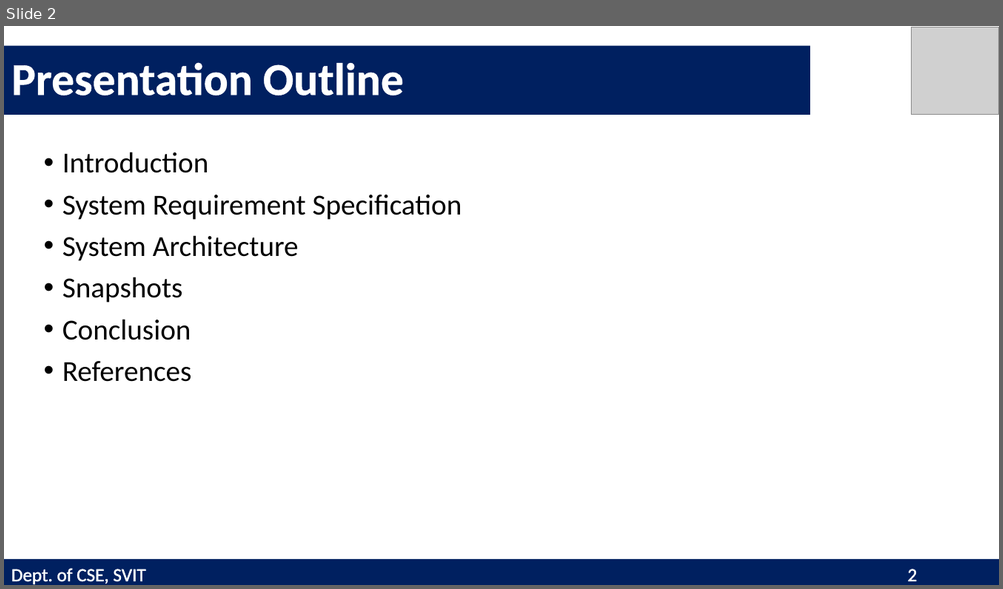
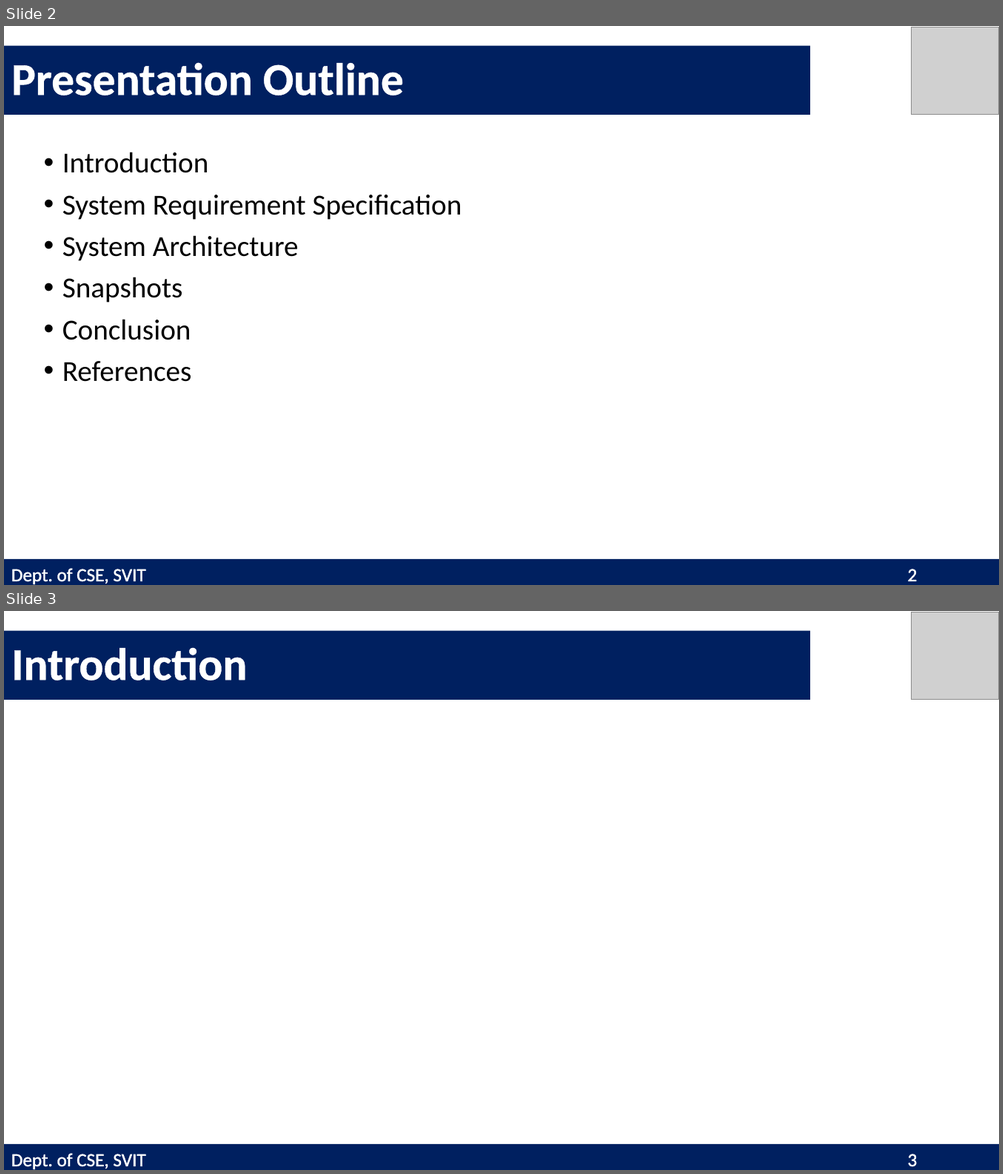
Before and after one commit to bhatvinayak/Win-Walk, a slide deck: Report/Web Lab mini project PPT format.pptx. Shown one above the other, each under a label of ours: slide 2 before the commit, slides 2 and 3 after it. The pictures are 1003x589 and 1003x1174 pixels, drawn with LibreOffice and Linux fonts; fonts in the diff are those of the drawing; grey boxes stand for pictures. Boxes give left, top, right and bottom in pixels: in the first picture for what was removed or moved away, otherwise in the second. Text is boxed around its words. In the diff, an @@ line names an element or a change of style, - is before the commit and + after.

```diff
--- a/Report/Web Lab mini project PPT format.pptx
+++ b/Report/Web Lab mini project PPT format.pptx
@@ slide 3 added at [4,611,999,1170], background #FFFFFF @@
@@ title added at [4,631,810,700], fill #002060, 44 pt, text #FFFFFF, bold @@
+Introduction
@@ picture added at [911,612,999,700] @@
@@ rectangle added at [4,1145,999,1170], fill #002060, 18 pt, text #FFFFFF @@
+Dept. of CSE, SVIT 3
```
Also in this commit, not shown: 1 slide changed, 5 other slides added, 4 other files.
